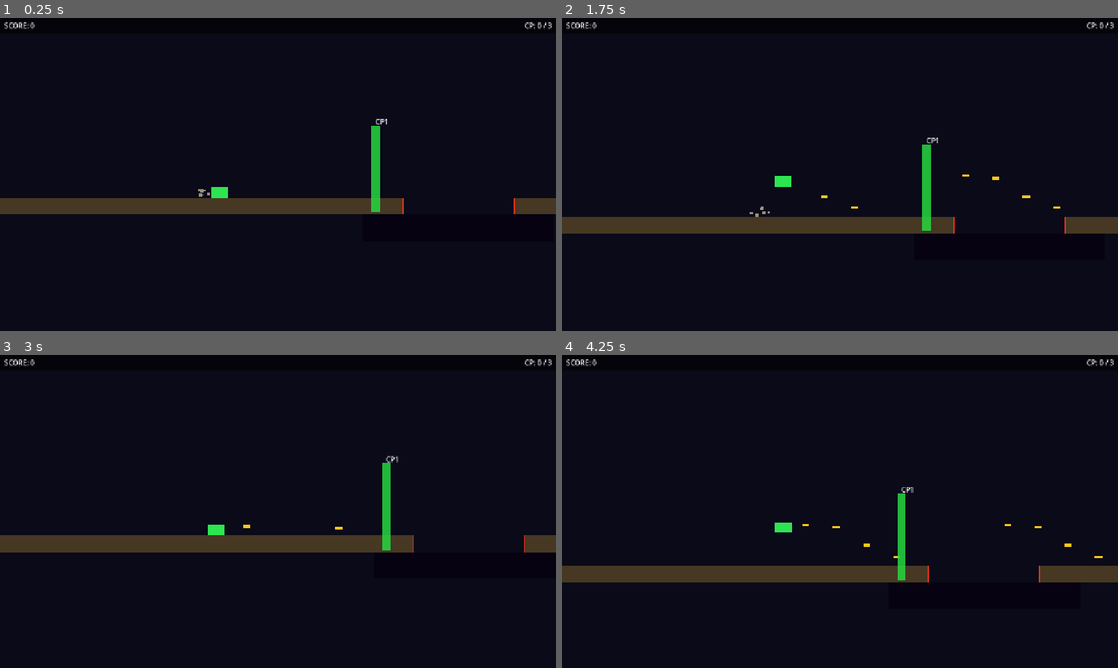
Above: before the commit, frames 1-4 (two rows, left to right).
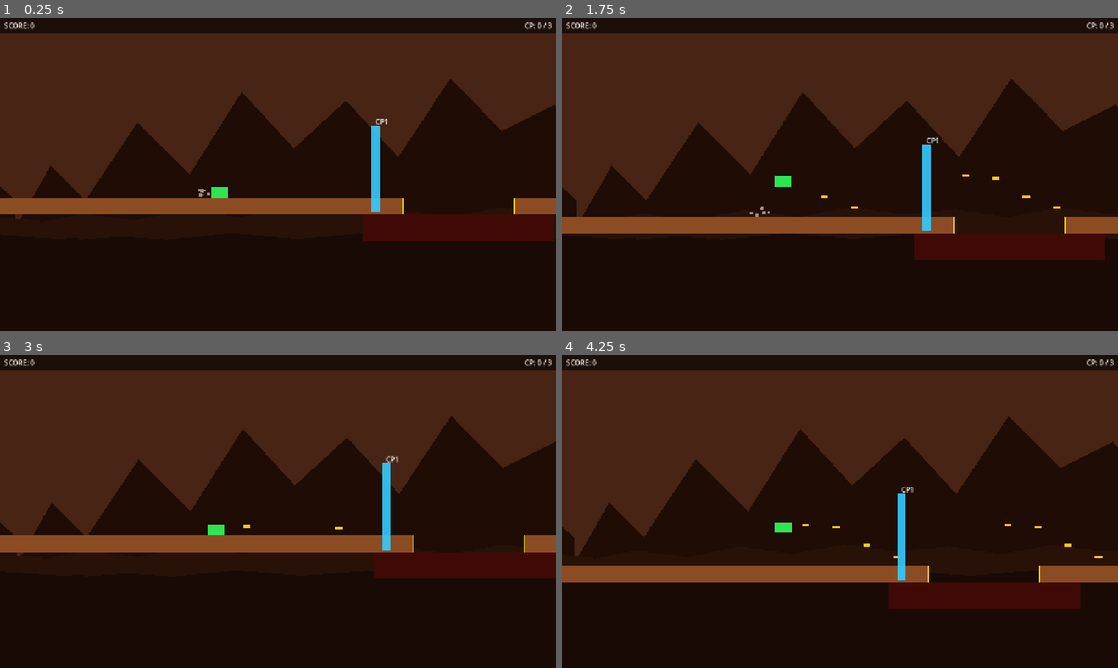
Above: after the commit, the same moments.

Repository: NGKsSystems/NGKs_Crater_Wardens-
Game: Godot game, scene res://scenes/level/test_lane.tscn
The game is run twice, just before and just after one commit, with the same random seed, the same clock (stepped at 60 frames per second) and the same inputs.
Inputs:
- Up to frame 1 (0.25 s): no input
- Up to frame 2 (1.75 s): tap Enter at 0.5 s; hold Z (fire_forward) from 0.53 s (still down); tap R at 0.6, 1.35 s; tap Space (jump) at 0.77, 1.52 s
- Up to frame 3 (3 s): release Z (fire_forward) at 2.03 s; tap R at 2.1, 2.85 s; hold Z (fire_forward) from 2.78 s (still down)
- Up to frame 4 (4.25 s): keep holding Z (fire_forward); tap Space (jump) at 3.02, 3.77 s; tap R at 3.6 s

The runs differ from the first frame. In frame 1, 45% of the frame differs, in the area x 0-100%, y 4-72%; in frame 2, 44%; in frame 3, 45%; in frame 4, 46%, in the area x 0-100%, y 4-82%.

Commit message:
Phase 11: Mars visual theme — palette, parallax background, enemy/hazard contrast colors

Diff:
--- a/scenes/enemies/drone_flyer.tscn
+++ b/scenes/enemies/drone_flyer.tscn
@@ -18,4 +18,4 @@
 
 [node name="Visual" type="Polygon2D" parent="."]
 polygon = PackedVector2Array(-14, -6, 0, -14, 14, -6, 14, 6, 0, 14, -14, 6)
-color = Color(0.15, 0.7, 0.95, 1)
+color = Color(0.0, 0.9, 1.0, 1)
--- a/scenes/enemies/ground_turret.tscn
+++ b/scenes/enemies/ground_turret.tscn
@@ -19,4 +19,4 @@
 
 [node name="Visual" type="Polygon2D" parent="."]
 polygon = PackedVector2Array(-16, -18, 16, -18, 20, 18, -20, 18)
-color = Color(0.75, 0.55, 0.1, 1)
+color = Color(0.85, 0.2, 0.95, 1)
--- a/scenes/enemies/hover_attacker.tscn
+++ b/scenes/enemies/hover_attacker.tscn
@@ -18,4 +18,4 @@
 
 [node name="Visual" type="Polygon2D" parent="."]
 polygon = PackedVector2Array(-18, -14, 18, -14, 18, 14, -18, 14)
-color = Color(0.9, 0.35, 0.05, 1)
+color = Color(1.0, 0.9, 0.0, 1)
--- /dev/null
+++ b/scenes/environment/mars_background.tscn
@@ -0,0 +1,42 @@
+; mars_background.tscn — NGKs Crater Wardens V1
+; Phase 11: Visual Theme Pass
+; ----------------------------------------------------------------
+; Three-layer parallax background creating Mars surface depth.
+; Designed for placement as child of level root Node2D.
+; Camera2D on rover auto-drives parallax scroll.
+;
+; Layer order (CanvasLayer):  this=layer -9 (in front of sky=-10, behind world=0)
+; FarMountains: motion_scale=0.1 → 10% camera speed (very distant)
+; MidRocks:     motion_scale=0.25 → 25% camera speed (medium distance)
+; NearSilhouettes: motion_scale=0.5 → 50% camera speed (close horizon)
+; motion_mirroring=2048 tiles the polygons seamlessly
+; ----------------------------------------------------------------
+
+[gd_scene load_steps=1 format=3 uid="uid://marsbg01"]
+
+[node name="MarsBackground" type="ParallaxBackground"]
+layer = -9
+
+[node name="FarMountains" type="ParallaxLayer" parent="."]
+motion_scale = Vector2(0.1, 0)
+motion_mirroring = Vector2(2048, 0)
+
+[node name="MountainMesh" type="Polygon2D" parent="FarMountains"]
+polygon = PackedVector2Array(0, 720, 0, 480, 80, 340, 160, 420, 280, 240, 400, 360, 520, 170, 640, 300, 760, 190, 880, 320, 1000, 140, 1120, 260, 1240, 200, 1360, 340, 1480, 220, 1600, 300, 1720, 180, 1860, 280, 1960, 340, 2048, 420, 2048, 720)
+color = Color(0.12, 0.05, 0.02, 1)
+
+[node name="MidRocks" type="ParallaxLayer" parent="."]
+motion_scale = Vector2(0.25, 0)
+motion_mirroring = Vector2(2048, 0)
+
+[node name="RockMesh" type="Polygon2D" parent="MidRocks"]
+polygon = PackedVector2Array(0, 720, 0, 470, 100, 450, 220, 465, 340, 440, 460, 458, 580, 435, 700, 452, 820, 440, 940, 458, 1060, 436, 1180, 452, 1300, 440, 1420, 455, 1540, 438, 1660, 452, 1780, 440, 1900, 455, 2048, 465, 2048, 720)
+color = Color(0.16, 0.07, 0.03, 1)
+
+[node name="NearSilhouettes" type="ParallaxLayer" parent="."]
+motion_scale = Vector2(0.5, 0)
+motion_mirroring = Vector2(2048, 0)
+
+[node name="SilhouetteMesh" type="Polygon2D" parent="NearSilhouettes"]
+polygon = PackedVector2Array(0, 720, 0, 510, 100, 502, 200, 510, 350, 495, 500, 508, 650, 496, 800, 508, 950, 495, 1100, 508, 1250, 498, 1400, 508, 1550, 496, 1700, 508, 1850, 498, 2000, 508, 2048, 505, 2048, 720)
+color = Color(0.10, 0.04, 0.02, 1)
--- a/scenes/hazards/crater_gap.tscn
+++ b/scenes/hazards/crater_gap.tscn
@@ -23,4 +23,4 @@
 
 [node name="Visual" type="Polygon2D" parent="."]
 polygon = PackedVector2Array(-220, -30, 220, -30, 220, 30, -220, 30)
-color = Color(0.025, 0.01, 0.07, 1)
+color = Color(0.25, 0.04, 0.02, 1)
--- a/scenes/hazards/mine.tscn
+++ b/scenes/hazards/mine.tscn
@@ -21,4 +21,4 @@
 
 [node name="Visual" type="Polygon2D" parent="."]
 polygon = PackedVector2Array(0, -14, 10, -10, 14, 0, 10, 10, 0, 14, -10, 10, -14, 0, -10, -10)
-color = Color(0.85, 0.12, 0.12, 1)
+color = Color(1.0, 0.2, 0.0, 1)
--- a/scenes/hazards/rock_obstacle.tscn
+++ b/scenes/hazards/rock_obstacle.tscn
@@ -22,4 +22,4 @@
 
 [node name="Visual" type="Polygon2D" parent="."]
 polygon = PackedVector2Array(-16, -26, 16, -26, 22, -10, 20, 26, -20, 26, -22, -10)
-color = Color(0.5, 0.46, 0.4, 1)
+color = Color(0.38, 0.18, 0.10, 1)
--- a/scenes/level/checkpoint_marker.tscn
+++ b/scenes/level/checkpoint_marker.tscn
@@ -19,7 +19,7 @@
 
 [node name="Visual" type="Polygon2D" parent="."]
 polygon = PackedVector2Array(-10, -100, 10, -100, 10, 100, -10, 100)
-color = Color(0.15, 0.85, 0.25, 0.85)
+color = Color(0.2, 0.8, 1.0, 0.9)
 
 [node name="Label" type="Label" parent="."]
 position = Vector2(-16, -120)
--- a/scenes/level/test_lane.tscn
+++ b/scenes/level/test_lane.tscn
@@ -30,6 +30,7 @@
 [ext_resource type="Script"      path="res://scripts/level/stage_controller.gd"   id="9"]
 [ext_resource type="PackedScene" path="res://scenes/level/checkpoint_marker.tscn" id="10"]
 [ext_resource type="PackedScene" path="res://scenes/ui/hud.tscn"                   id="11"]
+[ext_resource type="PackedScene" path="res://scenes/environment/mars_background.tscn" id="12"]
 
 [sub_resource type="RectangleShape2D" id="ShapeGL"]
 size = Vector2(960, 40)
@@ -53,6 +54,7 @@
 script = ExtResource("2")
 
 [node name="HUD" parent="." instance=ExtResource("11")]
+[node name="MarsBackground" parent="." instance=ExtResource("12")]
 
 [node name="SkyLayer" type="CanvasLayer" parent="."]
 layer = -10
@@ -60,7 +62,7 @@
 [node name="Sky" type="ColorRect" parent="SkyLayer"]
 position = Vector2(0, 0)
 size = Vector2(1280, 720)
-color = Color(0.04, 0.04, 0.1, 1)
+color = Color(0.28, 0.14, 0.08, 1)
 
 [node name="GroundLeft" type="StaticBody2D" parent="."]
 position = Vector2(80, 570)
@@ -70,7 +72,7 @@
 
 [node name="Visual" type="Polygon2D" parent="GroundLeft"]
 polygon = PackedVector2Array(-480, -20, 480, -20, 480, 20, -480, 20)
-color = Color(0.28, 0.22, 0.14, 1)
+color = Color(0.55, 0.30, 0.14, 1)
 
 [node name="GroundMid" type="StaticBody2D" parent="."]
 position = Vector2(1860, 570)
@@ -80,7 +82,7 @@
 
 [node name="Visual" type="Polygon2D" parent="GroundMid"]
 polygon = PackedVector2Array(-1040, -20, 1040, -20, 1040, 20, -1040, 20)
-color = Color(0.28, 0.22, 0.14, 1)
+color = Color(0.55, 0.30, 0.14, 1)
 
 [node name="GroundRight2" type="StaticBody2D" parent="."]
 position = Vector2(4560, 570)
@@ -90,27 +92,27 @@
 
 [node name="Visual" type="Polygon2D" parent="GroundRight2"]
 polygon = PackedVector2Array(-1260, -20, 1260, -20, 1260, 20, -1260, 20)
-color = Color(0.28, 0.22, 0.14, 1)
+color = Color(0.55, 0.30, 0.14, 1)
 
 [node name="Gap1MarkerLeft" type="Polygon2D" parent="."]
 position = Vector2(562, 550)
 polygon = PackedVector2Array(-2, 0, 2, 0, 2, 40, -2, 40)
-color = Color(0.9, 0.2, 0.1, 1)
+color = Color(0.95, 0.85, 0.0, 1)
 
 [node name="Gap1MarkerRight" type="Polygon2D" parent="."]
 position = Vector2(818, 550)
 polygon = PackedVector2Array(-2, 0, 2, 0, 2, 40, -2, 40)
-color = Color(0.9, 0.2, 0.1, 1)
+color = Color(0.95, 0.85, 0.0, 1)
 
 [node name="Gap2MarkerLeft" type="Polygon2D" parent="."]
 position = Vector2(2900, 550)
 polygon = PackedVector2Array(-2, 0, 2, 0, 2, 40, -2, 40)
-color = Color(0.9, 0.1, 0.05, 1)
+color = Color(0.95, 0.75, 0.0, 1)
 
 [node name="Gap2MarkerRight" type="Polygon2D" parent="."]
 position = Vector2(3300, 550)
 polygon = PackedVector2Array(-2, 0, 2, 0, 2, 40, -2, 40)
-color = Color(0.9, 0.1, 0.05, 1)
+color = Color(0.95, 0.75, 0.0, 1)
 
 [node name="HazardGap1" parent="." instance=ExtResource("3")]
 position = Vector2(690, 620)
@@ -132,7 +134,7 @@
 
 [node name="Visual" type="Polygon2D" parent="PlatformA"]
 polygon = PackedVector2Array(-128, -10, 128, -10, 128, 10, -128, 10)
-color = Color(0.45, 0.35, 0.2, 1)
+color = Color(0.40, 0.18, 0.08, 1)
 
 [node name="Label" type="Label" parent="PlatformA"]
 position = Vector2(-60, -36)
@@ -148,7 +150,7 @@
 
 [node name="Visual" type="Polygon2D" parent="PlatformB"]
 polygon = PackedVector2Array(-128, -10, 128, -10, 128, 10, -128, 10)
-color = Color(0.5, 0.4, 0.2, 1)
+color = Color(0.40, 0.18, 0.08, 1)
 
 [node name="Label" type="Label" parent="PlatformB"]
 position = Vector2(-60, -36)
@@ -183,7 +185,7 @@
 
 [node name="Visual" type="Polygon2D" parent="FinishTrigger"]
 polygon = PackedVector2Array(-20, -100, 20, -100, 20, 100, -20, 100)
-color = Color(0.95, 0.8, 0.05, 0.9)
+color = Color(0.0, 0.9, 1.0, 0.9)
 
 [node name="Label" type="Label" parent="FinishTrigger"]
 position = Vector2(-24, -122)
--- a/scenes/level/test_lane_2.tscn
+++ b/scenes/level/test_lane_2.tscn
@@ -31,6 +31,7 @@
 [ext_resource type="Script"      path="res://scripts/level/stage_controller.gd"   id="8"]
 [ext_resource type="PackedScene" path="res://scenes/level/checkpoint_marker.tscn"  id="9"]
 [ext_resource type="PackedScene" path="res://scenes/ui/hud.tscn"                   id="10"]
+[ext_resource type="PackedScene" path="res://scenes/environment/mars_background.tscn" id="11"]
 
 [sub_resource type="RectangleShape2D" id="ShapeG2L"]
 size = Vector2(2300, 40)
@@ -51,6 +52,7 @@
 script = ExtResource("2")
 
 [node name="HUD" parent="." instance=ExtResource("10")]
+[node name="MarsBackground" parent="." instance=ExtResource("11")]
 
 [node name="SkyLayer" type="CanvasLayer" parent="."]
 layer = -10
@@ -58,7 +60,7 @@
 [node name="Sky" type="ColorRect" parent="SkyLayer"]
 position = Vector2(0, 0)
 size = Vector2(1280, 720)
-color = Color(0.04, 0.04, 0.1, 1)
+color = Color(0.28, 0.14, 0.08, 1)
 
 [node name="GroundL2Left" type="StaticBody2D" parent="."]
 position = Vector2(750, 570)
@@ -68,7 +70,7 @@
 
 [node name="Visual" type="Polygon2D" parent="GroundL2Left"]
 polygon = PackedVector2Array(-1150, -20, 1150, -20, 1150, 20, -1150, 20)
-color = Color(0.28, 0.22, 0.14, 1)
+color = Color(0.55, 0.30, 0.14, 1)
 
 [node name="GroundL2Mid" type="StaticBody2D" parent="."]
 position = Vector2(3050, 570)
@@ -78,7 +80,7 @@
 
 [node name="Visual" type="Polygon2D" parent="GroundL2Mid"]
 polygon = PackedVector2Array(-750, -20, 750, -20, 750, 20, -750, 20)
-color = Color(0.28, 0.22, 0.14, 1)
+color = Color(0.55, 0.30, 0.14, 1)
 
 [node name="GroundL2Right" type="StaticBody2D" parent="."]
 position = Vector2(5200, 570)
@@ -88,27 +90,27 @@
 
 [node name="Visual" type="Polygon2D" parent="GroundL2Right"]
 polygon = PackedVector2Array(-1000, -20, 1000, -20, 1000, 20, -1000, 20)
-color = Color(0.28, 0.22, 0.14, 1)
+color = Color(0.55, 0.30, 0.14, 1)
 
 [node name="Gap1MarkerLeft" type="Polygon2D" parent="."]
 position = Vector2(1900, 550)
 polygon = PackedVector2Array(-2, 0, 2, 0, 2, 40, -2, 40)
-color = Color(0.9, 0.2, 0.1, 1)
+color = Color(0.95, 0.85, 0.0, 1)
 
 [node name="Gap1MarkerRight" type="Polygon2D" parent="."]
 position = Vector2(2300, 550)
 polygon = PackedVector2Array(-2, 0, 2, 0, 2, 40, -2, 40)
-color = Color(0.9, 0.2, 0.1, 1)
+color = Color(0.95, 0.85, 0.0, 1)
 
 [node name="Gap2MarkerLeft" type="Polygon2D" parent="."]
 position = Vector2(3800, 550)
 polygon = PackedVector2Array(-2, 0, 2, 0, 2, 40, -2, 40)
-color = Color(0.9, 0.1, 0.05, 1)
+color = Color(0.95, 0.75, 0.0, 1)
 
 [node name="Gap2MarkerRight" type="Polygon2D" parent="."]
 position = Vector2(4200, 550)
 polygon = PackedVector2Array(-2, 0, 2, 0, 2, 40, -2, 40)
-color = Color(0.9, 0.1, 0.05, 1)
+color = Color(0.95, 0.75, 0.0, 1)
 
 [node name="HazardGap1" parent="." instance=ExtResource("3")]
 position = Vector2(2100, 620)
@@ -136,7 +138,7 @@
 
 [node name="Visual" type="Polygon2D" parent="PlatL2A"]
 polygon = PackedVector2Array(-64, -10, 64, -10, 64, 10, -64, 10)
-color = Color(0.45, 0.35, 0.2, 1)
+color = Color(0.40, 0.18, 0.08, 1)
 
 [node name="PlatL2B" type="StaticBody2D" parent="."]
 position = Vector2(1420, 490)
@@ -146,7 +148,7 @@
 
 [node name="Visual" type="Polygon2D" parent="PlatL2B"]
 polygon = PackedVector2Array(-64, -10, 64, -10, 64, 10, -64, 10)
-color = Color(0.45, 0.35, 0.2, 1)
+color = Color(0.40, 0.18, 0.08, 1)
 
 [node name="PlatL2C" type="StaticBody2D" parent="."]
 position = Vector2(3300, 490)
@@ -156,7 +158,7 @@
 
 [node name="Visual" type="Polygon2D" parent="PlatL2C"]
 polygon = PackedVector2Array(-64, -10, 64, -10, 64, 10, -64, 10)
-color = Color(0.5, 0.4, 0.2, 1)
+color = Color(0.40, 0.18, 0.08, 1)
 
 [node name="HoverA" parent="." instance=ExtResource("6")]
 position = Vector2(900, 520)
@@ -206,7 +208,7 @@
 
 [node name="Visual" type="Polygon2D" parent="FinishTrigger"]
 polygon = PackedVector2Array(-20, -100, 20, -100, 20, 100, -20, 100)
-color = Color(0.95, 0.8, 0.05, 0.9)
+color = Color(0.0, 0.9, 1.0, 0.9)
 
 [node name="Label" type="Label" parent="FinishTrigger"]
 position = Vector2(-24, -122)
--- a/scenes/level/test_lane_3.tscn
+++ b/scenes/level/test_lane_3.tscn
@@ -31,6 +31,7 @@
 [ext_resource type="Script"      path="res://scripts/level/stage_controller.gd"   id="8"]
 [ext_resource type="PackedScene" path="res://scenes/level/checkpoint_marker.tscn"  id="9"]
 [ext_resource type="PackedScene" path="res://scenes/ui/hud.tscn"                   id="10"]
+[ext_resource type="PackedScene" path="res://scenes/environment/mars_background.tscn" id="11"]
 
 [sub_resource type="RectangleShape2D" id="ShapeG3L"]
 size = Vector2(2800, 40)
@@ -51,6 +52,7 @@
 script = ExtResource("2")
 
 [node name="HUD" parent="." instance=ExtResource("10")]
+[node name="MarsBackground" parent="." instance=ExtResource("11")]
 
 [node name="SkyLayer" type="CanvasLayer" parent="."]
 layer = -10
@@ -58,7 +60,7 @@
 [node name="Sky" type="ColorRect" parent="SkyLayer"]
 position = Vector2(0, 0)
 size = Vector2(1280, 720)
-color = Color(0.04, 0.04, 0.1, 1)
+color = Color(0.28, 0.14, 0.08, 1)
 
 [node name="GroundL3Left" type="StaticBody2D" parent="."]
 position = Vector2(1000, 570)
@@ -68,7 +70,7 @@
 
 [node name="Visual" type="Polygon2D" parent="GroundL3Left"]
 polygon = PackedVector2Array(-1400, -20, 1400, -20, 1400, 20, -1400, 20)
-color = Color(0.28, 0.22, 0.14, 1)
+color = Color(0.55, 0.30, 0.14, 1)
 
 [node name="GroundL3Mid" type="StaticBody2D" parent="."]
 position = Vector2(3400, 570)
@@ -78,7 +80,7 @@
 
 [node name="Visual" type="Polygon2D" parent="GroundL3Mid"]
 polygon = PackedVector2Array(-600, -20, 600, -20, 600, 20, -600, 20)
-color = Color(0.28, 0.22, 0.14, 1)
+color = Color(0.55, 0.30, 0.14, 1)
 
 [node name="GroundL3Right" type="StaticBody2D" parent="."]
 position = Vector2(5200, 570)
@@ -88,27 +90,27 @@
 
 [node name="Visual" type="Polygon2D" parent="GroundL3Right"]
 polygon = PackedVector2Array(-800, -20, 800, -20, 800, 20, -800, 20)
-color = Color(0.28, 0.22, 0.14, 1)
+color = Color(0.55, 0.30, 0.14, 1)
 
 [node name="Gap1MarkerLeft" type="Polygon2D" parent="."]
 position = Vector2(2400, 550)
 polygon = PackedVector2Array(-2, 0, 2, 0, 2, 40, -2, 40)
-color = Color(0.9, 0.2, 0.1, 1)
+color = Color(0.95, 0.85, 0.0, 1)
 
 [node name="Gap1MarkerRight" type="Polygon2D" parent="."]
 position = Vector2(2800, 550)
 polygon = PackedVector2Array(-2, 0, 2, 0, 2, 40, -2, 40)
-color = Color(0.9, 0.2, 0.1, 1)
+color = Color(0.95, 0.85, 0.0, 1)
 
 [node name="Gap2MarkerLeft" type="Polygon2D" parent="."]
 position = Vector2(4000, 550)
 polygon = PackedVector2Array(-2, 0, 2, 0, 2, 40, -2, 40)
-color = Color(0.9, 0.1, 0.05, 1)
+color = Color(0.95, 0.75, 0.0, 1)
 
 [node name="Gap2MarkerRight" type="Polygon2D" parent="."]
 position = Vector2(4400, 550)
 polygon = PackedVector2Array(-2, 0, 2, 0, 2, 40, -2, 40)
-color = Color(0.9, 0.1, 0.05, 1)
+color = Color(0.95, 0.75, 0.0, 1)
 
 [node name="HazardGap1" parent="." instance=ExtResource("3")]
 position = Vector2(2600, 620)
@@ -130,7 +132,7 @@
 
 [node name="Visual" type="Polygon2D" parent="PlatL3A"]
 polygon = PackedVector2Array(-64, -10, 64, -10, 64, 10, -64, 10)
-color = Color(0.45, 0.35, 0.2, 1)
+color = Color(0.40, 0.18, 0.08, 1)
 
 [node name="PlatL3B" type="StaticBody2D" parent="."]
 position = Vector2(1400, 480)
@@ -140,7 +142,7 @@
 
 [node name="Visual" type="Polygon2D" parent="PlatL3B"]
 polygon = PackedVector2Array(-64, -10, 64, -10, 64, 10, -64, 10)
-color = Color(0.45, 0.35, 0.2, 1)
+color = Color(0.40, 0.18, 0.08, 1)
 
 [node name="PlatL3C" type="StaticBody2D" parent="."]
 position = Vector2(1750, 470)
@@ -150,7 +152,7 @@
 
 [node name="Visual" type="Polygon2D" parent="PlatL3C"]
 polygon = PackedVector2Array(-64, -10, 64, -10, 64, 10, -64, 10)
-color = Color(0.5, 0.4, 0.2, 1)
+color = Color(0.40, 0.18, 0.08, 1)
 
 [node name="PlatL3D" type="StaticBody2D" parent="."]
 position = Vector2(2100, 490)
@@ -160,7 +162,7 @@
 
 [node name="Visual" type="Polygon2D" parent="PlatL3D"]
 polygon = PackedVector2Array(-64, -10, 64, -10, 64, 10, -64, 10)
-color = Color(0.45, 0.35, 0.2, 1)
+color = Color(0.40, 0.18, 0.08, 1)
 
 [node name="PlatL3E" type="StaticBody2D" parent="."]
 position = Vector2(3600, 490)
@@ -170,7 +172,7 @@
 
 [node name="Visual" type="Polygon2D" parent="PlatL3E"]
 polygon = PackedVector2Array(-64, -10, 64, -10, 64, 10, -64, 10)
-color = Color(0.5, 0.4, 0.2, 1)
+color = Color(0.40, 0.18, 0.08, 1)
 
 [node name="HoverA" parent="." instance=ExtResource("6")]
 position = Vector2(600, 520)
@@ -229,7 +231,7 @@
 
 [node name="Visual" type="Polygon2D" parent="FinishTrigger"]
 polygon = PackedVector2Array(-20, -100, 20, -100, 20, 100, -20, 100)
-color = Color(0.95, 0.8, 0.05, 0.9)
+color = Color(0.0, 0.9, 1.0, 0.9)
 
 [node name="Label" type="Label" parent="FinishTrigger"]
 position = Vector2(-24, -122)
Not shown: 1 places in scenes/level/test_lane.tscn that only renumber resources
Not shown: 1 places in scenes/level/test_lane_2.tscn that only renumber resources
Not shown: 1 places in scenes/level/test_lane_3.tscn that only renumber resources
